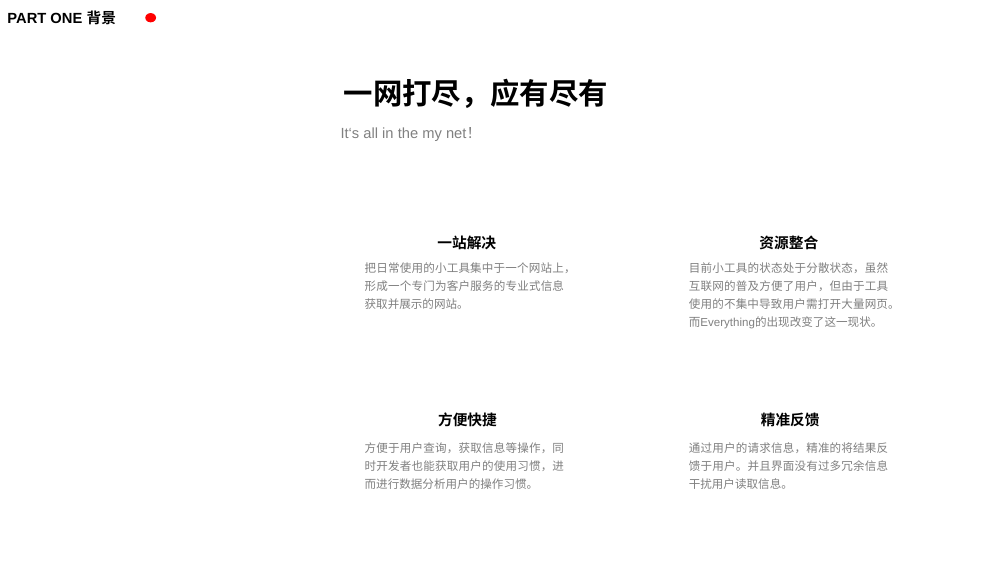
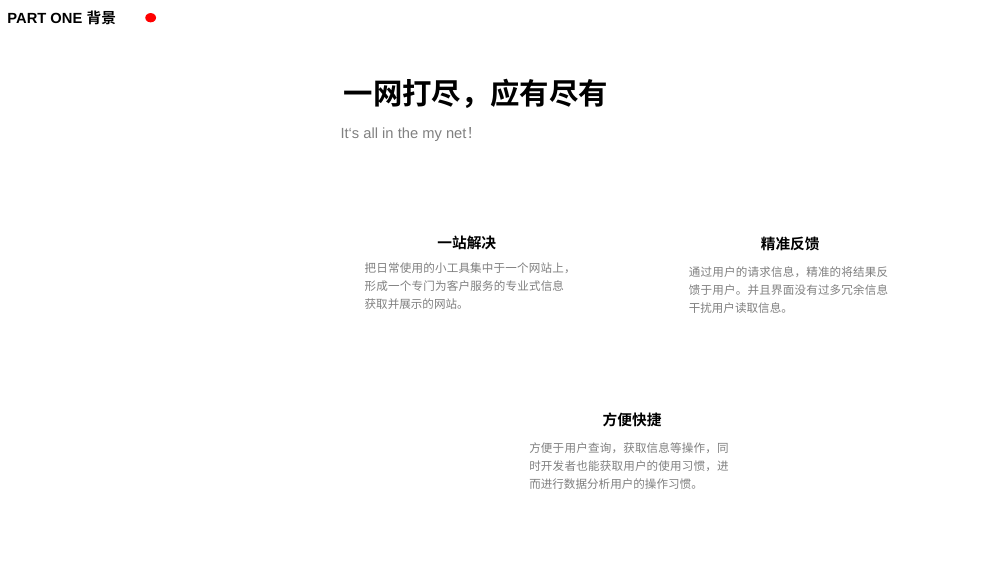
Before and after one commit to ShuoyuGong/Tool, a slide deck: slide 4 of Everything（TOOLS）.pptx. Drawn at 1008x567 pixels with LibreOffice and Linux fonts; fonts in the diff are those of the drawing; background and template pictures are left out. Boxes give left, top, right and bottom in pixels: in the first picture for what was removed or moved away, otherwise in the second. Text is boxed around its words. In the diff, an @@ line names an element or a change of style, - is before the commit and + after.

```diff
--- a/Everything（TOOLS）.pptx
+++ b/Everything（TOOLS）.pptx
@@ text "精准反馈": place and size @@
-text "精准反馈" at [761, 410, 820, 429]
+text "精准反馈" at [761, 235, 820, 254]
@@ text removed at [759, 235, 818, 249] @@
-资源整合
@@ text "通过用户的请求信息，精准的将结果反馈于用户。并且界面没有过多冗余信息干扰用户读取信息。": place and size @@
-text "通过用户的请求信息，精准的将结果反馈于用户。并且界面没有过多冗余信息干扰用户读取信息。" at [689, 442, 888, 489]
+text "通过用户的请求信息，精准的将结果反馈于用户。并且界面没有过多冗余信息干扰用户读取信息。" at [689, 266, 888, 313]
@@ text removed at [689, 262, 900, 329] @@
-目前小工具的状态处于分散状态，虽然互联网的普及方便了用户，但由于工具使用的不集中导致用户需打开大量网页。而Everything的出现改变了这一现状。
@@ text "方便快捷": place and size @@
-text "方便快捷" at [438, 412, 497, 427]
+text "方便快捷" at [603, 412, 662, 427]
@@ text "方便于用户查询，获取信息等操作，同时开发者也能获取用户的使用习惯，进而进行数据分析用户的操作习惯。": place and size @@
-text "方便于用户查询，获取信息等操作，同时开发者也能获取用户的使用习惯，进而进行数据分析用户的操作习惯。" at [365, 442, 564, 489]
+text "方便于用户查询，获取信息等操作，同时开发者也能获取用户的使用习惯，进而进行数据分析用户的操作习惯。" at [529, 442, 728, 489]
```
Also in this commit, not shown: 6 other slides changed, 4 other files.
